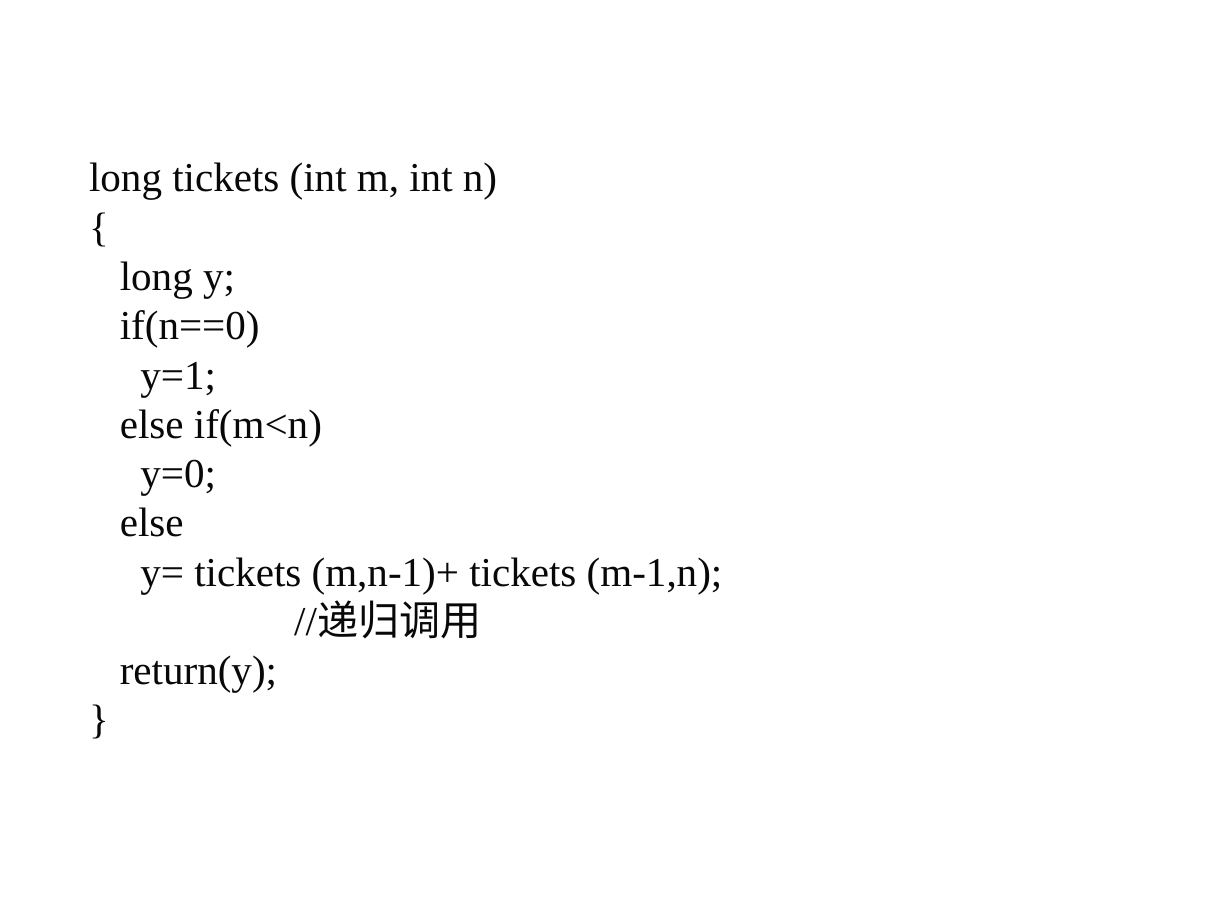
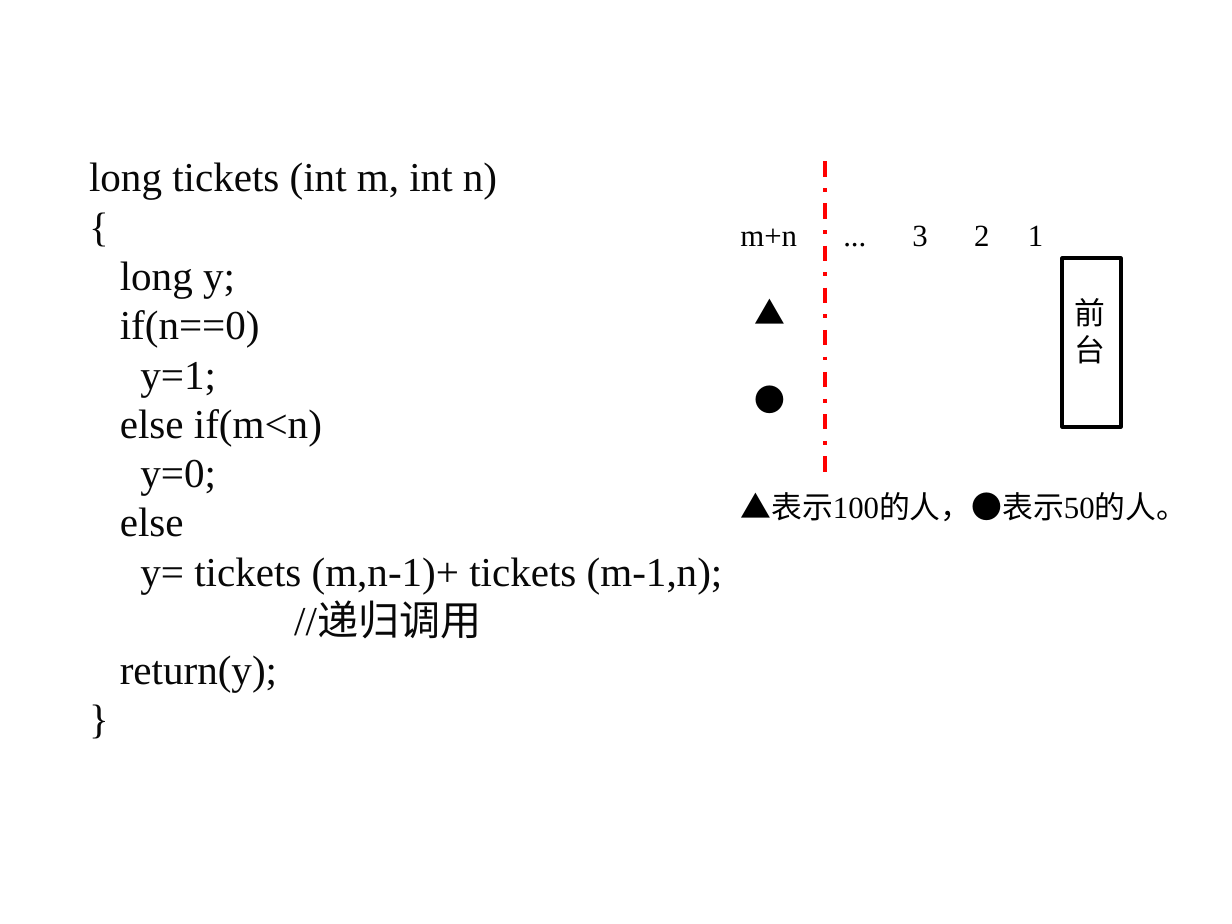
Before and after one commit to liutongling/DP, a slide deck: slide 26 of file/第3章 分治法计.pptx (slide 25 before the commit). Drawn at 1232x924 pixels with LibreOffice and Linux fonts; fonts in the diff are those of the drawing; background and template pictures are left out. Boxes give left, top, right and bottom in pixels: in the first picture for what was removed or moved away, otherwise in the second. Text is boxed around its words. In the diff, an @@ line names an element or a change of style, - is before the commit and + after.

```diff
--- a/file/第3章 分治法计.pptx
+++ b/file/第3章 分治法计.pptx
@@ line added from (825, 161) to (825, 477), #FF0000 2.25 pt dashed @@
@@ text added at [740,225,1043,247], 18 pt, text #000000 @@
+m+n ... 3 2 1
@@ rectangle added at [1062,259,1121,428], outline #000000 2.25 pt @@
@@ text added at [742,288,804,330], 18 pt, text #000000 @@
+▲
@@ text added at [1075,298,1106,364], 18 pt, text #000000 @@
+前台
@@ text added at [742,375,797,424], 18 pt, text #000000 @@
+●
@@ text added at [741,492,1188,521], 18 pt, text #000000 @@
+▲表示100的人，●表示50的人。
```
Also in this commit, not shown: 1 slide added.
